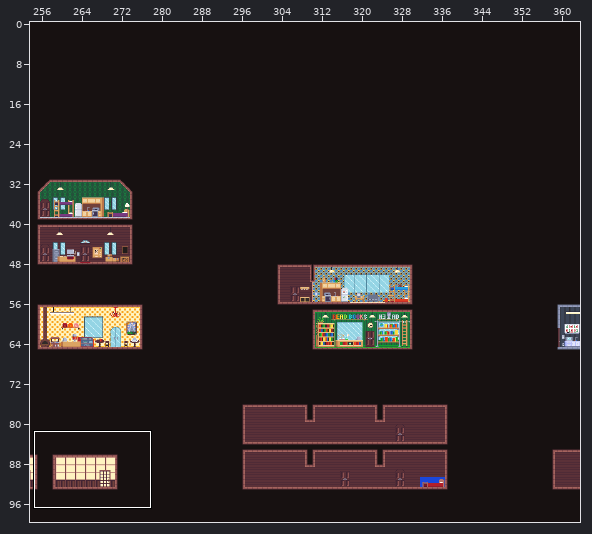
Two states of a Tiled map, Plateau/Content/maps/interior.tmx. The first picture is a wide view before the edit; the outline marks the close-up.
Close-up. Old version:
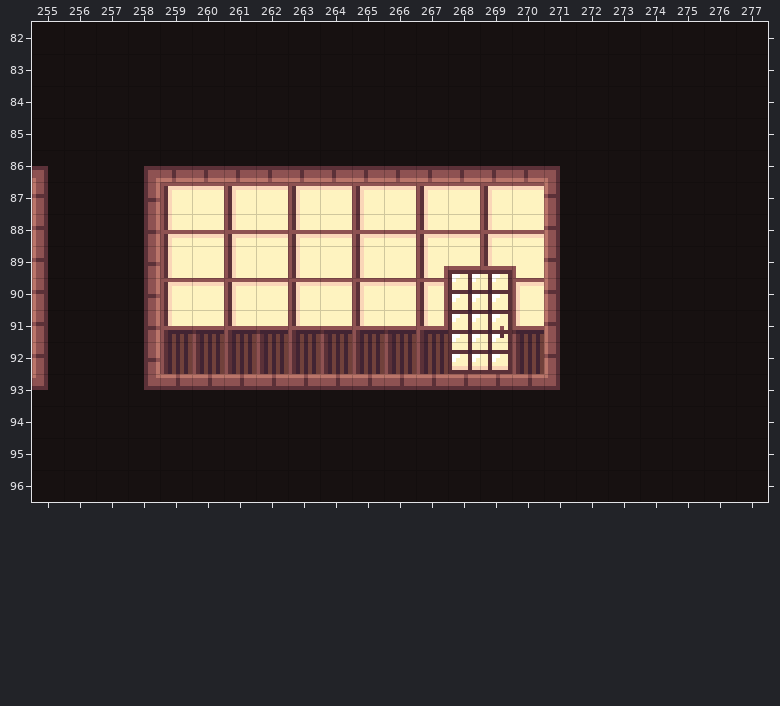
Cells are 8x8 px. Shown: x 255..277, y 82..96. Tiles whose own drawing changed are shown in their newer look in all pictures.
The result:
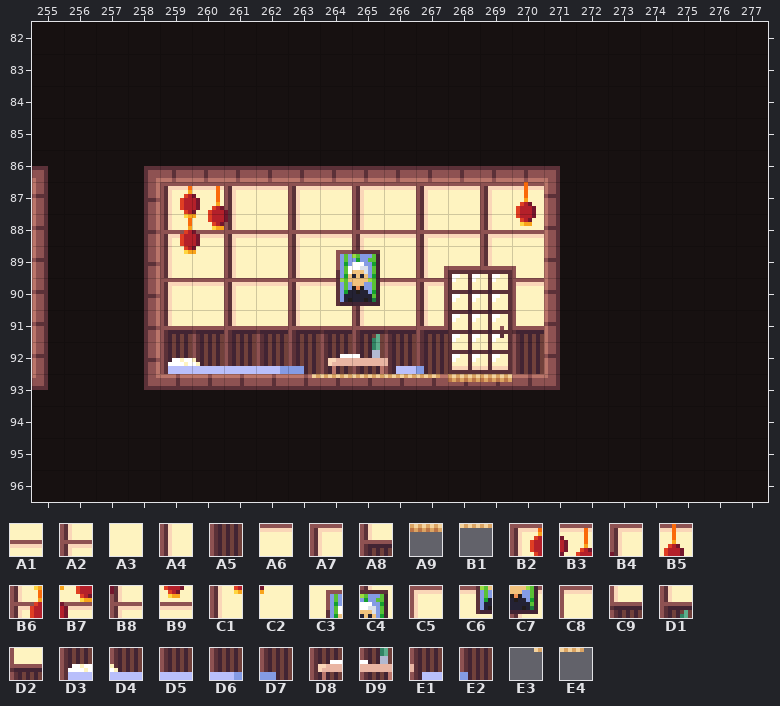
Key: from "decor_tileset": A1 15022, A2 15023, A3 15127, A4 15128, A5 15194, A6 15252, A7 15259, A8 15384, A9 15659, B1 15671, B2 16021, B3 16022, B4 16023, B5 16080, B6 16146, B7 16147, B8 16148, B9 16205, C1 16271, C2 16272, C3 16324, C4 16325, C5 16407, C6 16449, C7 16450, C8 16455, C9 16532, D1 16575, D2 16580, D3 16646, D4 16647, D5 16648, D6 16649, D7 16698, D8 16699, D9 16700, E1 16701, E2 16702, E3 16775, E4 16779.
__ is an empty cell.
Tiles replaced or removed in this view: A1, A2, A3, A4, A5, A6, A7, A8, C5, C9.
Change:
Changed rows in their new state; .. is an unchanged cell.
Layer "decoration":
first column x 259:
87 B2 B3 B4 .. .. .. .. .. .. .. .. B5
88 B6 B7 B8 .. .. .. .. .. .. .. .. B9
89 C1 C2 .. .. .. C3 C4 .. .. .. .. ..
90 .. .. .. .. .. C6 C7 .. .. .. .. C8
91 .. .. .. .. .. .. D1 .. .. .. .. D2
92 D3 D4 D5 D6 D7 D8 D9 E1 E2 .. .. ..
Layer "decoration_fg":
first column x 263:
93 E3 B1 B1 B1 E4 A9 A9
Changed places in both close-ups, as pixel boxes (x1, y1, x2, y2):
changed: (168, 186, 512, 382)
changed: (516, 182, 536, 226)
changed: (516, 286, 520, 326)
